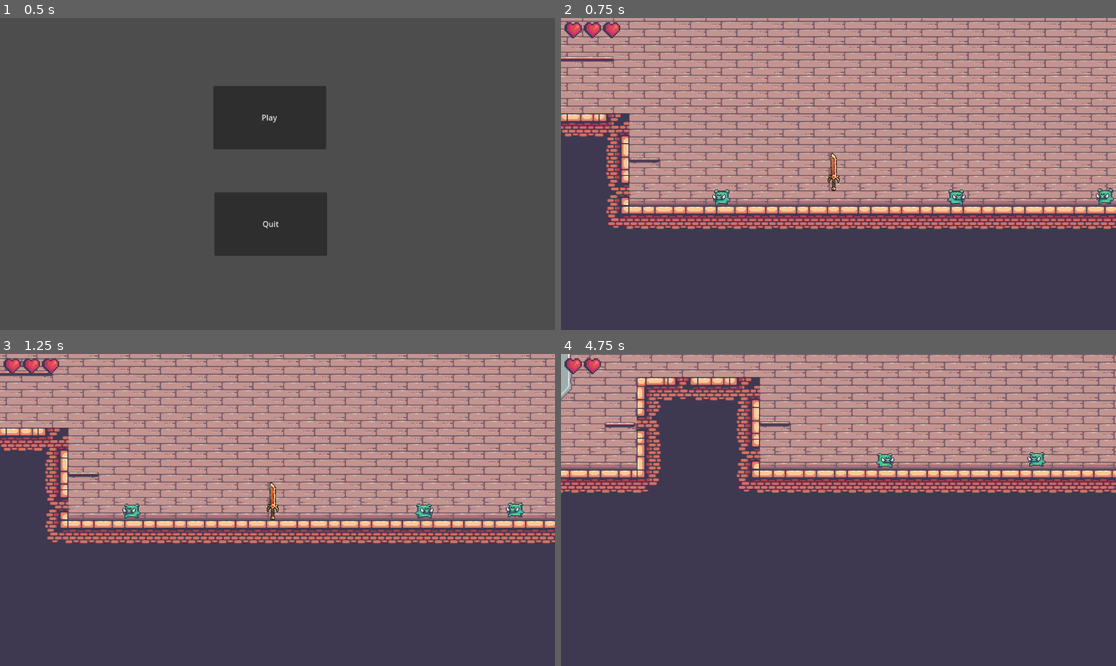
Above: before the commit, frames 1-4 (two rows, left to right).
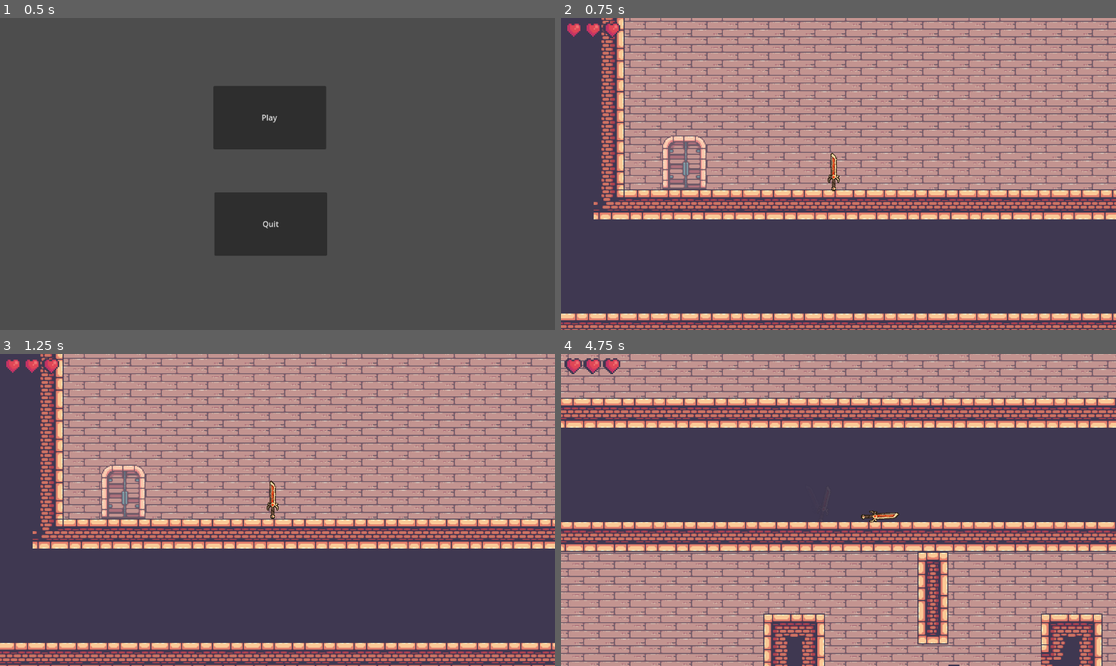
Above: after the commit, the same moments.

Repository: DonTangen/KnifeFight
Game: Godot game, scene res://scenes/title_screen.tscn
Same seed, same stepped clock (60 frames per second), same inputs: the game is played once before the commit and once after it.
Inputs (mouse positions are in pixels of both pictures, inside the frame that each line leads up to):
- Up to frame 1 (0.5 s): no input
- Up to frame 2 (0.75 s): click "Play" at 0.5 s
- Up to frame 3 (1.25 s): no input
- Up to frame 4 (4.75 s): move the mouse to (960, 494) at 1.27 s; hold D (move_right) 1.28-2.78 s; click (960, 494) at 1.35 s; tap Space (jump) at 1.52, 2.27, 3.77, 4.52 s; move the mouse to (727, 525) at 2.02 s; click (727, 525) at 2.1 s; move the mouse to (894, 441) at 2.77 s; hold A (move_left) 2.78-3.53 s; hold Right mouse button (lunge) 2.78-3.53 s; click (894, 441) at 3.05 s; move the mouse to (810, 572) at 3.52 s; hold D (move_right) from 3.53 s (still down); click (810, 572) at 3.6 s; move the mouse to (1005, 556) at 4.27 s; click (1005, 556) at 4.35 s

Frame 1 is identical in both runs. In frame 2, 29% of the frame differs, in the area x 0-100%, y 0-100%; in frame 3, 34%; in frame 4, 74%.

Commit message:
chore: added door to leave level and fixed broken dependencies

Diff:
--- a/assets/Music/default_bus_layout.tres
+++ b/assets/Music/default_bus_layout.tres
@@ -5,7 +5,7 @@
 bus/1/solo = false
 bus/1/mute = false
 bus/1/bypass_fx = false
-bus/1/volume_db = -11.952
+bus/1/volume_db = -12.9785
 bus/1/send = &"Master"
 bus/2/name = &"Sound Effects"
 bus/2/solo = false
--- /dev/null
+++ b/scenes/door.tscn
@@ -0,0 +1,105 @@
+[gd_scene load_steps=16 format=3 uid="uid://cuukk8xcyfkac"]
+
+[ext_resource type="Script" path="res://Scripts/Door.gd" id="1_8e634"]
+[ext_resource type="Texture2D" uid="uid://d4l3f5urfklcc" path="res://assets/Sprites/11-Door/Closiong (46x56).png" id="2_0k0mc"]
+[ext_resource type="Texture2D" uid="uid://8iposrk3sqb8" path="res://assets/Sprites/11-Door/Idle.png" id="3_ebgtd"]
+[ext_resource type="Texture2D" uid="uid://bf7pmvwts1dsi" path="res://assets/Sprites/11-Door/Opening (46x56).png" id="4_0mn3q"]
+
+[sub_resource type="AtlasTexture" id="AtlasTexture_wg7pf"]
+atlas = ExtResource("2_0k0mc")
+region = Rect2(0, 0, 46, 56)
+
+[sub_resource type="AtlasTexture" id="AtlasTexture_hqyvk"]
+atlas = ExtResource("2_0k0mc")
+region = Rect2(46, 0, 46, 56)
+
+[sub_resource type="AtlasTexture" id="AtlasTexture_3u7y5"]
+atlas = ExtResource("2_0k0mc")
+region = Rect2(92, 0, 46, 56)
+
+[sub_resource type="AtlasTexture" id="AtlasTexture_12nwt"]
+atlas = ExtResource("3_ebgtd")
+region = Rect2(0, 0, 46, 56)
+
+[sub_resource type="AtlasTexture" id="AtlasTexture_jtte7"]
+atlas = ExtResource("4_0mn3q")
+region = Rect2(0, 0, 46, 56)
+
+[sub_resource type="AtlasTexture" id="AtlasTexture_a655p"]
+atlas = ExtResource("4_0mn3q")
+region = Rect2(46, 0, 46, 56)
+
+[sub_resource type="AtlasTexture" id="AtlasTexture_g6six"]
+atlas = ExtResource("4_0mn3q")
+region = Rect2(92, 0, 46, 56)
+
+[sub_resource type="AtlasTexture" id="AtlasTexture_hh4lx"]
+atlas = ExtResource("4_0mn3q")
+region = Rect2(138, 0, 46, 56)
+
+[sub_resource type="AtlasTexture" id="AtlasTexture_g0oh8"]
+atlas = ExtResource("4_0mn3q")
+region = Rect2(184, 0, 46, 56)
+
+[sub_resource type="SpriteFrames" id="SpriteFrames_6ciei"]
+animations = [{
+"frames": [{
+"duration": 1.0,
+"texture": SubResource("AtlasTexture_wg7pf")
+}, {
+"duration": 1.0,
+"texture": SubResource("AtlasTexture_hqyvk")
+}, {
+"duration": 1.0,
+"texture": SubResource("AtlasTexture_3u7y5")
+}],
+"loop": false,
+"name": &"Closing",
+"speed": 6.0
+}, {
+"frames": [{
+"duration": 1.0,
+"texture": SubResource("AtlasTexture_12nwt")
+}],
+"loop": true,
+"name": &"Idle",
+"speed": 5.0
+}, {
+"frames": [{
+"duration": 1.0,
+"texture": SubResource("AtlasTexture_jtte7")
+}, {
+"duration": 1.0,
+"texture": SubResource("AtlasTexture_a655p")
+}, {
+"duration": 1.0,
+"texture": SubResource("AtlasTexture_g6six")
+}, {
+"duration": 1.0,
+"texture": SubResource("AtlasTexture_hh4lx")
+}, {
+"duration": 1.0,
+"texture": SubResource("AtlasTexture_g0oh8")
+}],
+"loop": false,
+"name": &"Opening",
+"speed": 8.0
+}]
+
+[sub_resource type="RectangleShape2D" id="RectangleShape2D_8ecxq"]
+size = Vector2(32, 49)
+
+[node name="Door" type="Area2D"]
+script = ExtResource("1_8e634")
+
+[node name="AnimatedSprite2D" type="AnimatedSprite2D" parent="."]
+sprite_frames = SubResource("SpriteFrames_6ciei")
+animation = &"Opening"
+
+[node name="DoorShape" type="CollisionShape2D" parent="."]
+position = Vector2(0, 3.5)
+shape = SubResource("RectangleShape2D_8ecxq")
+
+[connection signal="area_entered" from="." to="." method="_on_area_entered"]
+[connection signal="area_exited" from="." to="." method="_on_area_exited"]
+[connection signal="body_entered" from="." to="." method="_on_body_entered"]
--- a/scenes/tutorial.tscn
+++ b/scenes/tutorial.tscn
@@ -1,7 +1,8 @@
-[gd_scene load_steps=19 format=4 uid="uid://blvuqfunceicg"]
+[gd_scene load_steps=20 format=4 uid="uid://blvuqfunceicg"]
 
 [ext_resource type="PackedScene" uid="uid://bwjlqx13ye2sy" path="res://scenes/sword_player.tscn" id="1_00xxu"]
 [ext_resource type="PackedScene" uid="uid://biaed4vdyyi1j" path="res://scenes/lives.tscn" id="1_gt6uw"]
+[ext_resource type="PackedScene" uid="uid://cuukk8xcyfkac" path="res://scenes/door.tscn" id="2_e4ppc"]
 [ext_resource type="Texture2D" uid="uid://cordc2owd3p8y" path="res://assets/Sprites/14-TileSets/Terrain (32x32).png" id="2_fdxiq"]
 [ext_resource type="Texture2D" uid="uid://bdb31i5bhluqj" path="res://assets/32 Free Weapon Icons/Icons/Iicon_32_22.png" id="2_vtod4"]
 [ext_resource type="Texture2D" uid="uid://dxclxjclegx28" path="res://assets/Sprites/14-TileSets/Decorations (32x32).png" id="3_njvgs"]
@@ -270,8 +271,12 @@
 
 [node name="Lives" parent="." instance=ExtResource("1_gt6uw")]
 
+[node name="Door" parent="." instance=ExtResource("2_e4ppc")]
+z_index = 1
+position = Vector2(504, -389)
+
 [node name="SwordPlayer" parent="." instance=ExtResource("1_00xxu")]
-position = Vector2(-134, 5)
+position = Vector2(659, -376)
 
 [node name="MovingParticles" type="GPUParticles2D" parent="SwordPlayer"]
 show_behind_parent = true
@@ -295,6 +300,7 @@
 position = Vector2(46, 264)
 stream = ExtResource("4_bem3x")
 autoplay = true
+bus = &"Music"
 
 [node name="TileMap" type="TileMap" parent="."]
 tile_set = SubResource("TileSet_w2bgc")
--- /dev/null
+++ b/scripts/Door.gd
@@ -0,0 +1,23 @@
+extends Area2D
+
+var tutorial = load("res://scenes/tutorial.tscn")
+#const level2 = get_tree().change_scene_to_file("res://scenes/tutorial.tscn")
+var boss_level = load("res://scenes/boss_level.tscn")
+var on_door = 0
+
+func _process(delta: float) -> void:
+	if Input.is_action_just_pressed("attack-deflect") and on_door == 1:
+		print("tried to open door")
+		print(get_tree().get_root())
+		if get_tree().current_scene.name == "tutorial":
+			print("changing level")
+			get_tree().change_scene_to_file("res://scenes/boss_level.tscn")
+
+
+
+func _on_area_entered(area: Area2D) -> void:
+	on_door = 1
+
+
+func _on_area_exited(area: Area2D) -> void:
+	on_door = 0
--- a/scripts/canon.gd
+++ b/scripts/canon.gd
@@ -1,7 +1,7 @@
 extends Node2D
 
 @onready var main = get_tree().current_scene      #get_root().get_node()
-@onready var projectile = load("res://Scenes/projectile.tscn")
+@onready var projectile = load("res://scenes/projectile.tscn")
 
 
 
--- a/scripts/title_screen.gd
+++ b/scripts/title_screen.gd
@@ -3,7 +3,7 @@
 
 
 func _on_play_pressed() -> void:
-	get_tree().change_scene_to_file("res://scenes/game.tscn")
+	get_tree().change_scene_to_file("res://scenes/tutorial.tscn")
 
 func _on_quit_pressed() -> void:
 	get_tree().quit()
